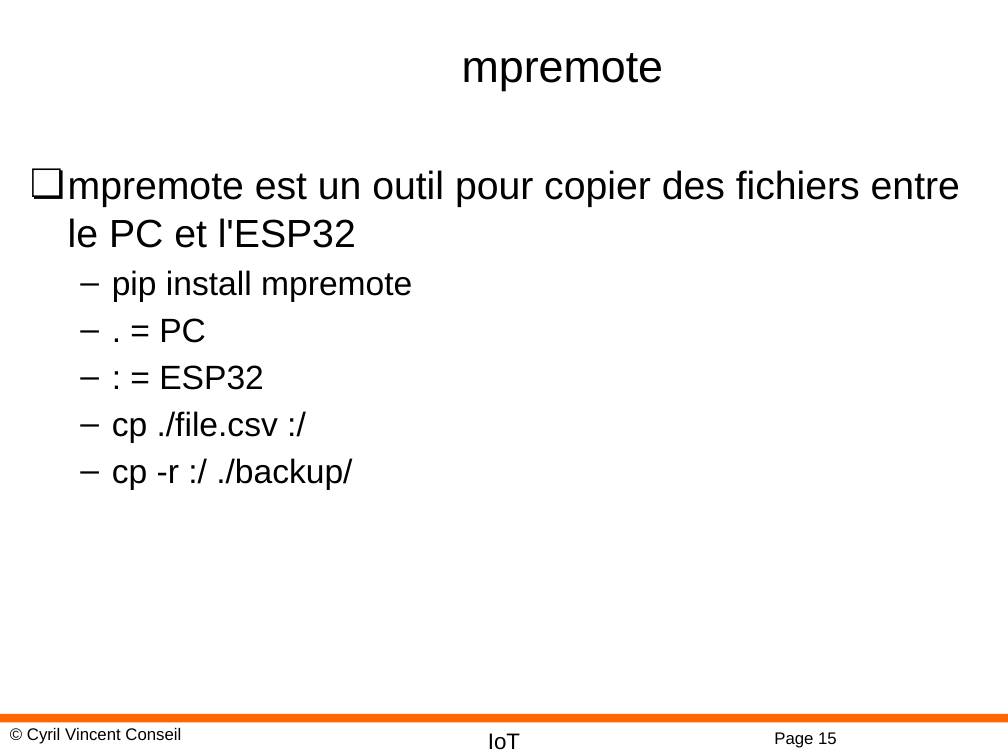
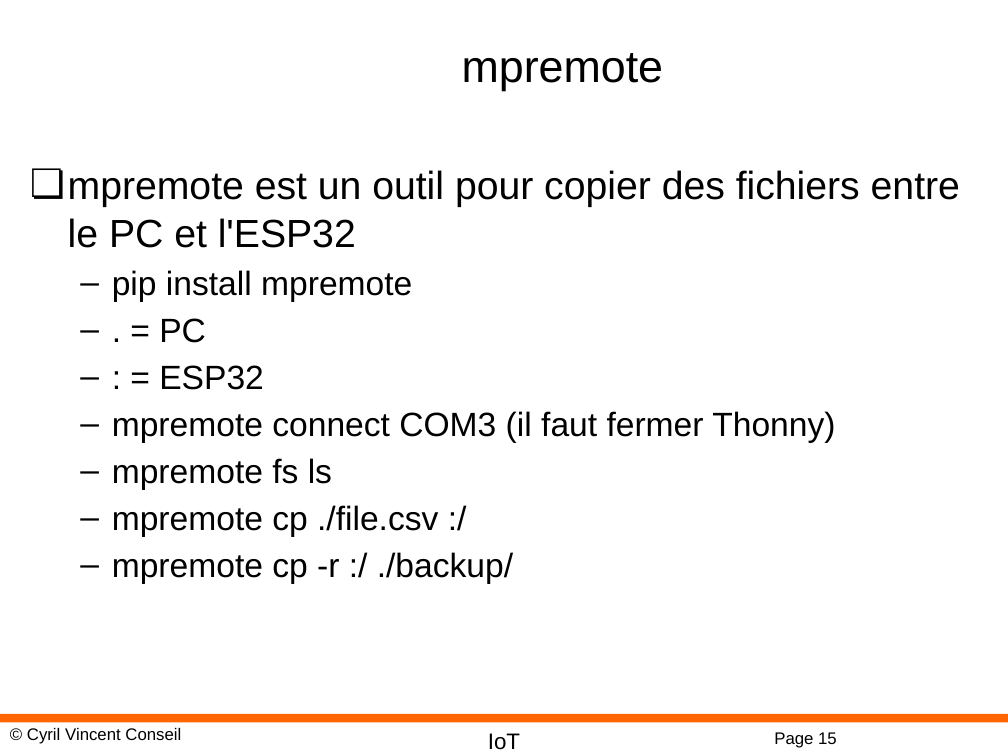
Before and after one commit to cyrilvincent/iot-ai, a slide deck: slide 15 of ppt/IoTAI11-Micropython.pptx. Drawn at 1008x756 pixels with LibreOffice and Linux fonts; fonts in the diff are those of the drawing; background and template pictures are left out. Boxes give left, top, right and bottom in pixels: in the first picture for what was removed or moved away, otherwise in the second. Text is boxed around its words. In the diff, an @@ line names an element or a change of style, - is before the commit and + after.

```diff
--- a/ppt/IoTAI11-Micropython.pptx
+++ b/ppt/IoTAI11-Micropython.pptx
@@ text at bbox=[112, 411, 835, 584]: text changed @@
-  – cp ./file.csv :/
-  – cp -r :/ ./backup/
+  – mpremote connect COM3 (il faut fermer Thonny)
+  – mpremote fs ls
+  – mpremote cp ./file.csv :/
+  – mpremote cp -r :/ ./backup/
```
Also in this commit, not shown: 1 other slide changed, 5 other files.
